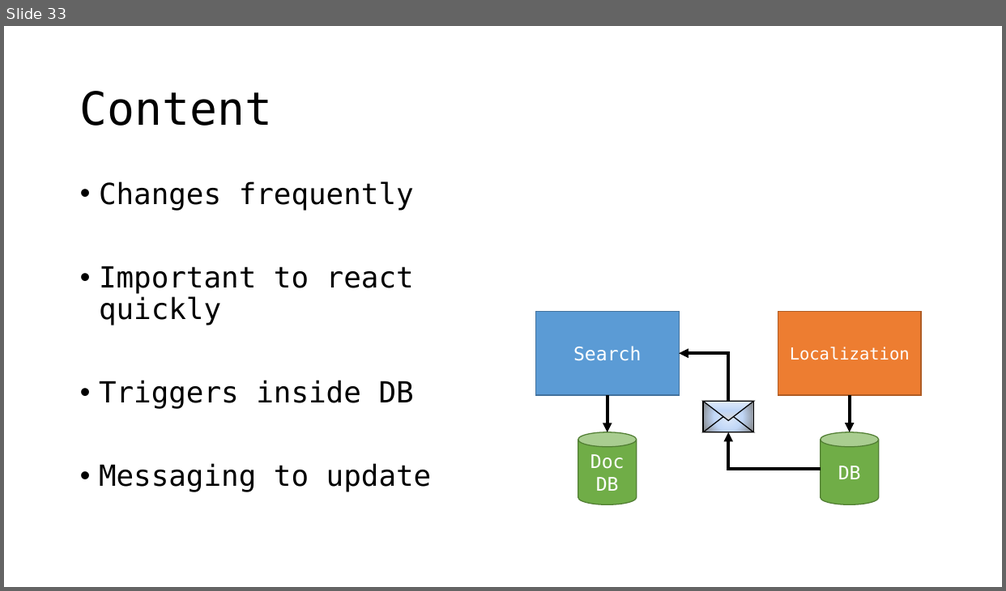
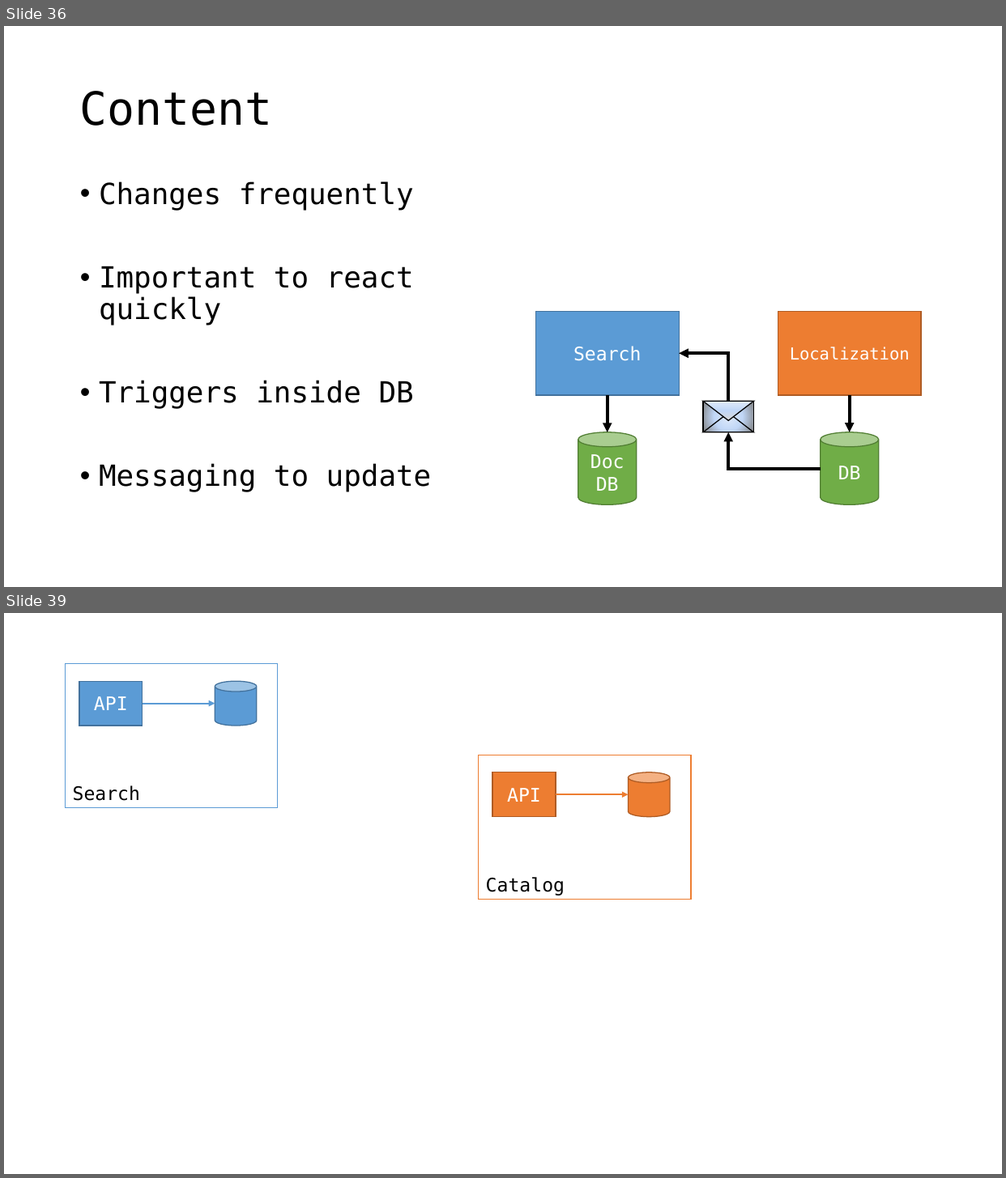
Before and after one commit to jbogard/presentations, a slide deck: AvoidingMicroserviceMegadisasters/AvoidingMicroserviceMegadisasters.pptx. Shown one above the other, each under a label of ours: slide 33 before the commit, slides 36 and 39 after it; the slides between them are not shown. The pictures are 1006x591 and 1006x1178 pixels, drawn with LibreOffice and Linux fonts; fonts in the diff are those of the drawing. Boxes give left, top, right and bottom in pixels: in the first picture for what was removed or moved away, otherwise in the second. Text is boxed around its words. In the diff, an @@ line names an element or a change of style, - is before the commit and + after.

```diff
--- a/AvoidingMicroserviceMegadisasters/AvoidingMicroserviceMegadisasters.pptx
+++ b/AvoidingMicroserviceMegadisasters/AvoidingMicroserviceMegadisasters.pptx
@@ slide 39 added at bbox=[4, 613, 1002, 1174], background #FFFFFF @@
@@ rectangle added at bbox=[66, 664, 278, 808], fill #FFFFFF, outline #5B9BD5 1 pt, 18 pt, text #000000 @@
+Search
@@ rectangle added at bbox=[79, 681, 143, 726], fill #5B9BD5, outline #43739E 1 pt, 18 pt, text #FFFFFF @@
+API
@@ cylinder added at bbox=[215, 681, 257, 726], fill #5B9BD5, outline #43739E 1 pt @@
@@ arrow added from (143, 704) to (215, 704), #5B9BD5 1.5 pt @@
@@ rectangle added at bbox=[479, 756, 691, 900], fill #FFFFFF, outline #ED7D31 1 pt, 18 pt, text #000000 @@
+Catalog
@@ rectangle added at bbox=[493, 773, 556, 816], fill #ED7D31, outline #AF5C24 1 pt, 18 pt, text #FFFFFF @@
+API
@@ cylinder added at bbox=[629, 773, 671, 816], fill #ED7D31, outline #AF5C24 1 pt @@
@@ arrow added from (556, 795) to (629, 795), #ED7D31 1.5 pt @@
@@ what was slide 33 is now slide 36 @@
```
Also in this commit, not shown: 11 slides changed, 12 other slides added, 1 slide removed, 4 other files.
